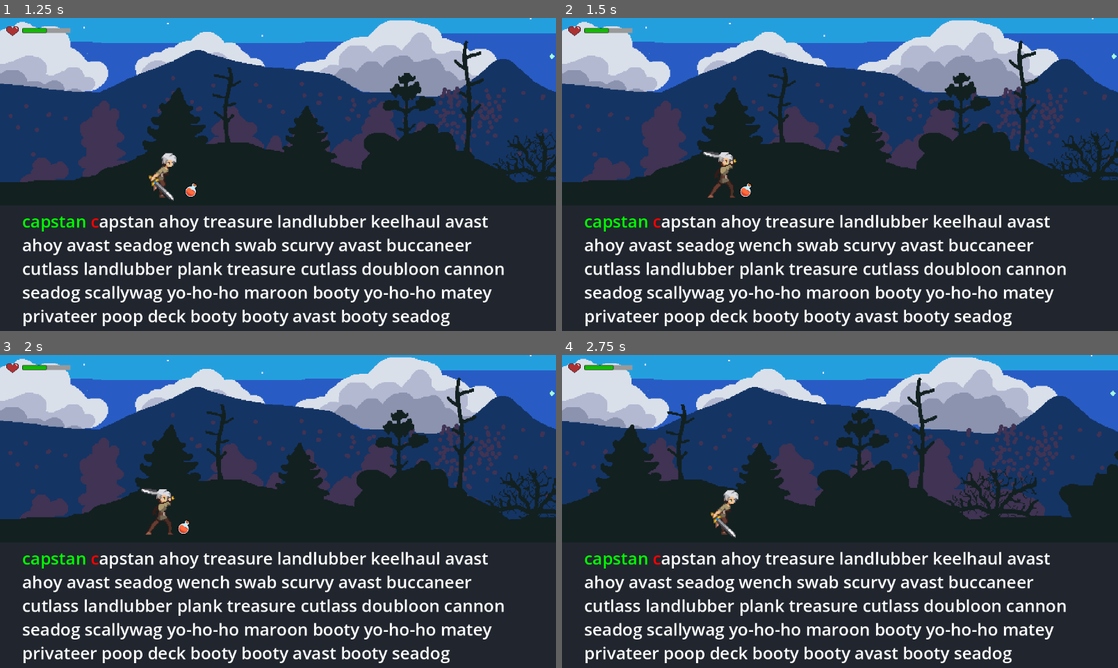
Above: before the commit, frames 1-4 (two rows, left to right).
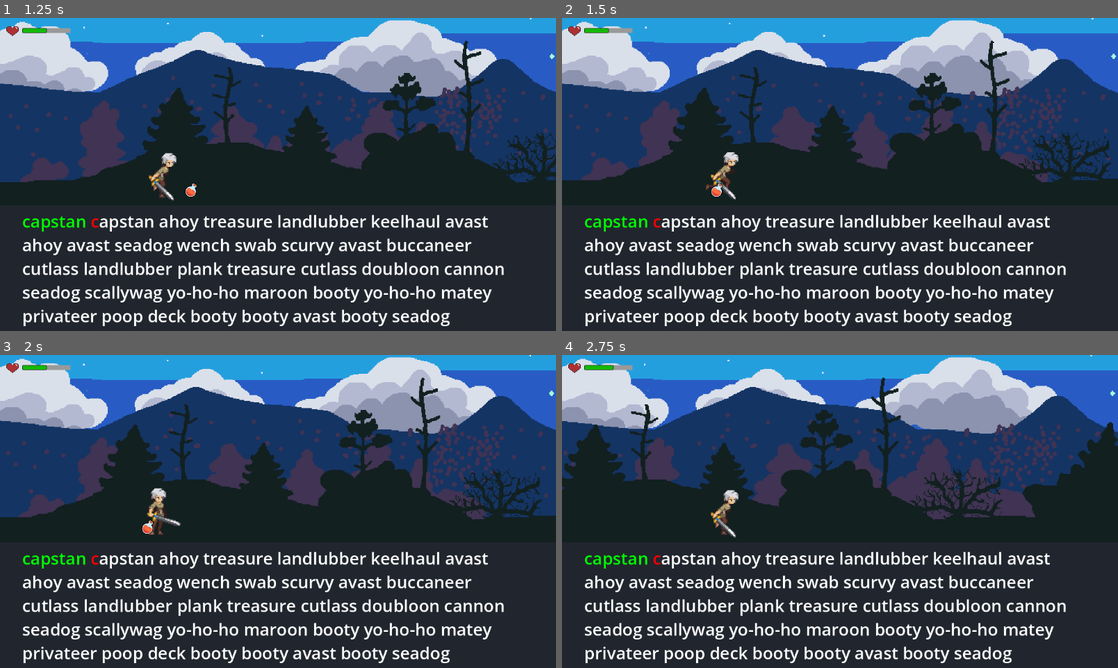
Above: after the commit, the same moments.

Repository: Rip50/RogueType
Game: Godot game, scene res://scenes/levels/level_night_forest.tscn
Two runs of this game, one before a commit and one after it. Both use one fixed random seed, a clock stepped at 60 frames per second and the inputs below.
Inputs:
- Up to frame 1 (1.25 s): hold Right (move_right) from 0.53 s (still down); hold Space (attack) from 0.53 s (still down)
- Up to frame 2 (1.5 s): release Right (move_right) at 1.28 s; release Space (attack) at 1.28 s; tap Space (attack) at 1.35 s
- Up to frame 3 (2 s): no input
- Up to frame 4 (2.75 s): hold Right (move_right) from 2.03 s (still down); hold Space (attack) from 2.03 s (still down); tap Tab (pick_up) at 2.1 s

Frame 1 is identical in both runs. In frame 2, 9.9% of the frame differs, in the area x 0-100%, y 0-58%; in frame 3, 11%; in frame 4, 12%, in the area x 0-100%, y 0-53%.

Commit message:
Mia is acting in accordance with state machine

Diff:
--- a/scenes/player.gd
+++ b/scenes/player.gd
@@ -1,19 +1,5 @@
 extends CharacterBody2D
 
-# Enum that describes possible player states
-enum PlayerState { IDLE, MELEE, RUNNING }
-enum AttackType { NONE, MELEE_1, MELEE_2 }
-
-# Player states. TODO: Convert to state machine
-var player_state := PlayerState.IDLE
-var attack_type := AttackType.NONE
-var is_attacking := false
-
-# Melee attack duration. Used in MeleeAttackZone collision detection
-var attack_duration := 0.1
-
-@onready var animator: AnimatedSprite2D = $AnimatedSprite2D
-@onready var attack_timer: Timer = $AttackTimer
 @onready var melee_attack_zone: MeleeAtackZone = $MeleeAttackZone
 
 @onready var health_stats: HealthStats = $HealthStats
@@ -21,31 +7,53 @@
 @onready var attack_stats: AttackStats = $AttackStats
 
 @onready var item_pickup_zone: ItemPickupZone = $ItemPickupZone
+@onready var action_timer: Timer = $ActionTimer
 
 var all_stats: Array[Stats]
 
+# State machine
+@onready var state_machine: StateMachine = $StateMachine
+
+# SM: States
+@onready var mia_melee_attacking_state: MiaMeleeAttackingState = $StateMachine/MiaMeleeAttackingState
+@onready var mia_iddle_state: MiaIddleState = $StateMachine/MiaIddleState
+@onready var mia_running_state: MiaRunningState = $StateMachine/MiaRunningState
+
+# SM: Transitions
+@onready var mia_melee_attacking_transition := state_machine.change_state.bind(mia_melee_attacking_state)
+@onready var mia_iddle_transition := state_machine.change_state.bind(mia_iddle_state)
+@onready var mia_running_transition := state_machine.change_state.bind(mia_running_state)
+
 
 func _ready() -> void:
+	action_timer.autostart = false
+	action_timer.one_shot = true
+
 	health_stats.health_changed.connect(SignalBus.emit_player_health_changed)
-
-	animator.animation_finished.connect(_transite_to_idle)
-	attack_timer.timeout.connect(_complete_attack)
-
-	player_state = PlayerState.IDLE
-	animator.play("idle")
 
 	all_stats = [health_stats, movement_stats, attack_stats]
 
+	mia_iddle_state.saw_enemy.connect(try_transit.bind(mia_melee_attacking_transition))
+	mia_running_state.saw_enemy.connect(try_transit.bind(mia_melee_attacking_transition))
+	mia_melee_attacking_state.view_clear.connect(try_transit.bind(mia_running_transition))
+
+	action_timer.timeout.connect(mia_iddle_transition)
+
+
+func try_transit(transition: Callable) -> void:
+	if action_timer.is_stopped():
+		return
+
+	transition.call()
+
 
 func _physics_process(delta):
-	# Get the input direction and handle the movement/deceleration.
-	if Input.is_action_pressed("move_right"):
-		run()
-	else:
-		_stop_smoothly()
+	if Input.is_action_just_pressed("move_right"):
+		if action_timer.is_stopped():
+			# Workaround to trigger transition after action_timer timed out
+			mia_running_transition.call()
 
-	if Input.is_action_pressed("attack"):
-		attack()
+		action_timer.start(1)
 
 	if Input.is_action_just_pressed("pick_up"):
 		item_pickup_zone.pickup()
@@ -53,71 +61,6 @@
 	move_and_slide()
 
 
-func run() -> void:
-	attack_type = AttackType.NONE
-	movement_stats.move()
-	player_state = PlayerState.RUNNING
-	animator.play("running")
-
-
-func attack() -> void:
-	if !_can_attack():
-		return
-
-	player_state = PlayerState.MELEE
-
-	if attack_type == AttackType.NONE or attack_type == AttackType.MELEE_2:
-		attack_type = AttackType.MELEE_1
-		animator.play("melee_1")
-	elif attack_type == AttackType.MELEE_1:
-		attack_type = AttackType.MELEE_2
-		animator.play("melee_2")
-
-	is_attacking = true
-	melee_attack_zone.attack()
-
-	# Use await with create_timer for attack duration
-	await get_tree().create_timer(attack_duration).timeout
-
-
-func set_melee_monitoring_state(state: bool) -> void:
-	melee_attack_zone.monitoring = state
-
-func _stop_smoothly() -> void:
-	if player_state != PlayerState.RUNNING:
-		return
-
-	movement_stats.stop_smoothly()
-	_transite_to_idle()
-
-
-func _transite_to_idle() -> void:
-	is_attacking = false
-	attack_timer.stop()
-
-	if attack_type != AttackType.NONE:
-		attack_timer.start()
-		return
-
-	player_state = PlayerState.IDLE
-	animator.play("idle")
-
-
-func _complete_attack() -> void:
-	attack_type = AttackType.NONE
-	is_attacking = false
-
-	if player_state != PlayerState.MELEE:
-		return
-
-	_transite_to_idle()
-
-
-func _can_attack() -> bool:
-	return !is_attacking and (player_state == PlayerState.IDLE or (player_state == PlayerState.MELEE and attack_type != AttackType.NONE))
-
-
-######## Keep after refactoring:
 func try_pickup_item(body: Node2D) -> bool:
 	var result := false
 	var item = body as Item
--- a/scenes/player.tscn
+++ b/scenes/player.tscn
@@ -110,7 +110,7 @@
 "texture": SubResource("AtlasTexture_28oxo")
 }],
 "loop": true,
-"name": &"idle",
+"name": &"iddle",
 "speed": 3.0
 }, {
 "frames": [{
@@ -200,9 +200,10 @@
 character = NodePath("..")
 max_speed = 300.0
 
-[node name="StateMachine" type="Node" parent="." node_paths=PackedStringArray("state")]
+[node name="StateMachine" type="Node" parent="." node_paths=PackedStringArray("state", "debug_label")]
 script = ExtResource("5_wfn3w")
 state = NodePath("MiaIddleState")
+debug_label = NodePath("../DebugLabel")
 
 [node name="MiaMeleeAttackingState" type="Node" parent="StateMachine" node_paths=PackedStringArray("sight", "attack_stats", "actor", "animated_sprite")]
 script = ExtResource("6_d3b6g")
@@ -227,7 +228,7 @@
 
 [node name="AnimatedSprite2D" type="AnimatedSprite2D" parent="."]
 sprite_frames = SubResource("SpriteFrames_jblid")
-animation = &"melee_1"
+animation = &"iddle"
 
 [node name="CollisionShape2D" type="CollisionShape2D" parent="."]
 shape = SubResource("CapsuleShape2D_yemya")
@@ -235,10 +236,6 @@
 [node name="MeleeAttackZone" parent="." node_paths=PackedStringArray("attack_stats") instance=ExtResource("5_lxc2d")]
 position = Vector2(26.5, 0)
 attack_stats = NodePath("../AttackStats")
-
-[node name="AttackTimer" type="Timer" parent="."]
-wait_time = 0.8
-one_shot = true
 
 [node name="ItemPickupZone" parent="." node_paths=PackedStringArray("Player") instance=ExtResource("7_7edtu")]
 monitoring = true
@@ -255,3 +252,5 @@
 position = Vector2(8, -8)
 target_position = Vector2(24, 24)
 collision_mask = 12
+
+[node name="ActionTimer" type="Timer" parent="."]
--- a/scenes/states/mia_melee_attacking_state.gd
+++ b/scenes/states/mia_melee_attacking_state.gd
@@ -8,6 +8,7 @@
 @onready var timer: Timer = $Timer
 
 var _last_attack_type: AttackType = AttackType.NONE
+var view_is_clear := false
 
 signal view_clear
 signal attack_completed
@@ -20,6 +21,7 @@
 
 
 func enter_state() -> void:
+	view_is_clear = false
 	set_physics_process(true)
 	animated_sprite.animation_finished.connect(attack)
 	attack()
@@ -28,11 +30,15 @@
 func _physics_process(_delta: float) -> void:
 	var colliding_object = sight.get_collider() as Node2D
 	if colliding_object == null:
-		# TODO: wait for some time before emitting?
-		view_clear.emit()
+		view_is_clear = true
 
 
 func attack() -> void:
+	# Emmiting in the beginning of attack to make sure that animation has been finished
+	if view_is_clear:
+		view_clear.emit()
+		return
+
 	if _last_attack_type == AttackType.MELEE_2:
 		_last_attack_type = AttackType.MELEE_1
 		animated_sprite.play("melee_1")
